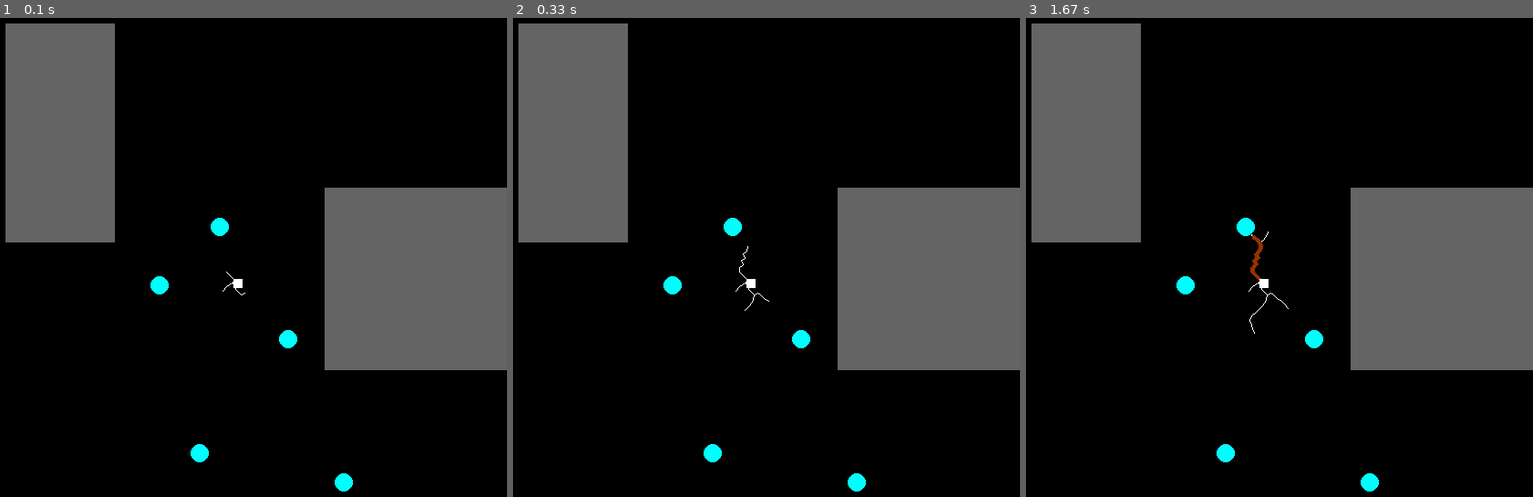
Above: before the commit, frames 1-3 (left to right).
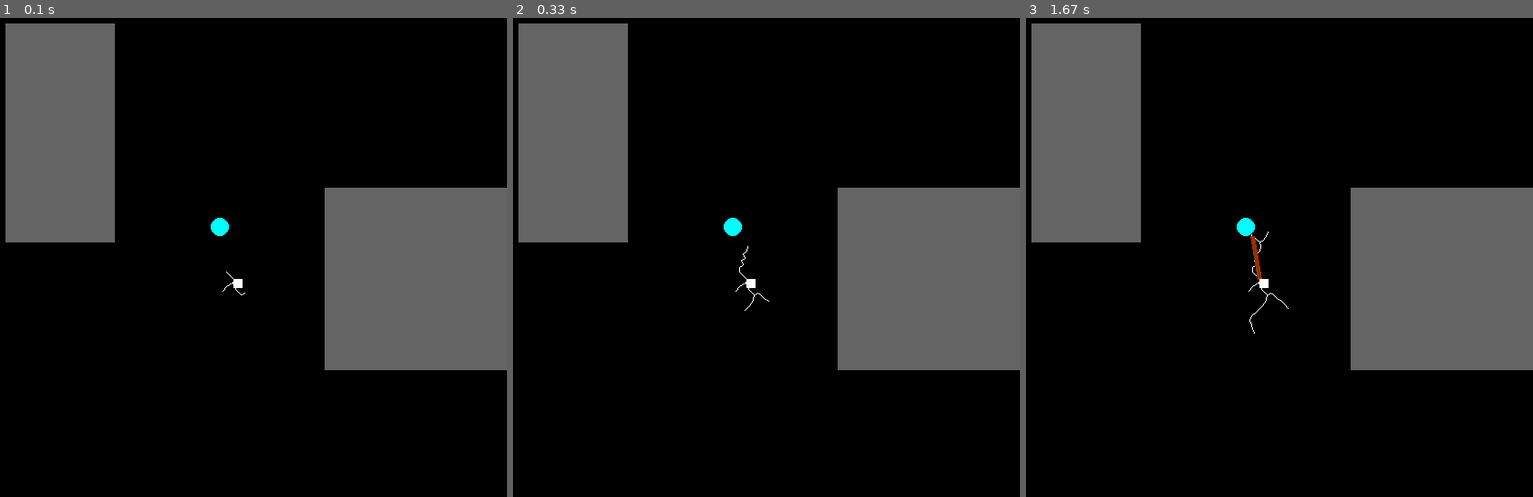
Above: after the commit, the same moments.

Repository: paulaksm/AIProj
Game: pygame game, started from environment.py
The game is run twice, just before and just after one commit, with the same random seed, the same clock (stepped at 60 frames per second) and the same inputs.
Inputs:
- Up to frame 1 (0.1 s): no input
- Up to frame 2 (0.33 s): no input
- Up to frame 3 (1.67 s): no input

The runs differ from the first frame. In frame 1, 0.4% of the frame differs, in the area x 29-70%, y 53-99%; in frame 2, 0.4%; in frame 3, 0.5%, in the area x 29-70%, y 45-99%.

Commit message:
Corrects path in RRT

Diff:
--- a/environment.py
+++ b/environment.py
@@ -13,7 +13,7 @@
 from math import cos, sin, atan2, sqrt
 
 SIZE = WIDTH, HEIGHT = 600, 600
-N_TRASHCANS = 5
+N_TRASHCANS = 1
 N_ROBOTS = 1
 MAX_NODES = 10000
 
@@ -71,6 +71,17 @@
         theta = atan2(p2[1]-p1[1],p2[0]-p1[0])
         return p1[0] + 5.0*cos(theta), p1[1] + 5.0*sin(theta)
 
+def obstaclefree(p1, p2):
+    "checks if there are no walls between two points"
+    t = np.arange(0, 1, 0.05)
+    for ti in t:
+        x = p1[0] + (p2[0] - p1[0]) * ti;
+        y = p1[1] + (p2[1] - p1[1]) * ti;
+        if collides((x,y)):
+            return False
+
+    return True
+
 def main():
     pygame.init()
 
@@ -86,8 +97,10 @@
     trashcans = np.random.randint(50, 600-50, (N_TRASHCANS, 2))
     for i in range(N_TRASHCANS):
         while collides((trashcans[i][0], trashcans[i][1])):
-            print(trashcans[1][0])
             trashcans[i] = np.random.randint(50, 600-50,2)
+
+    "for debug, static trashcan behind wall"
+    #trashcans[0] = (500, 180)
 
     running = True
     goal = False
@@ -131,6 +144,15 @@
 
             curr_node = goal_node.parent
             while curr_node.parent != None:
+                if curr_node.parent.parent != None and obstaclefree(curr_node.coord, curr_node.parent.parent.coord):
+                    print("Before ", curr_node.parent.coord[0], " ", curr_node.parent.coord[1])
+                    curr_node.parent = curr_node.parent.parent
+                    print("After ", curr_node.parent.coord[0], " ", curr_node.parent.coord[1])
+                else:
+                    curr_node = curr_node.parent
+
+            curr_node = goal_node.parent
+            while curr_node.parent != None:
                 pygame.draw.line(screen, (150,50,0), curr_node.coord, curr_node.parent.coord, 5)
                 goal_dist += eucl_dist(curr_node.coord, curr_node.parent.coord)
                 curr_node = curr_node.parent
